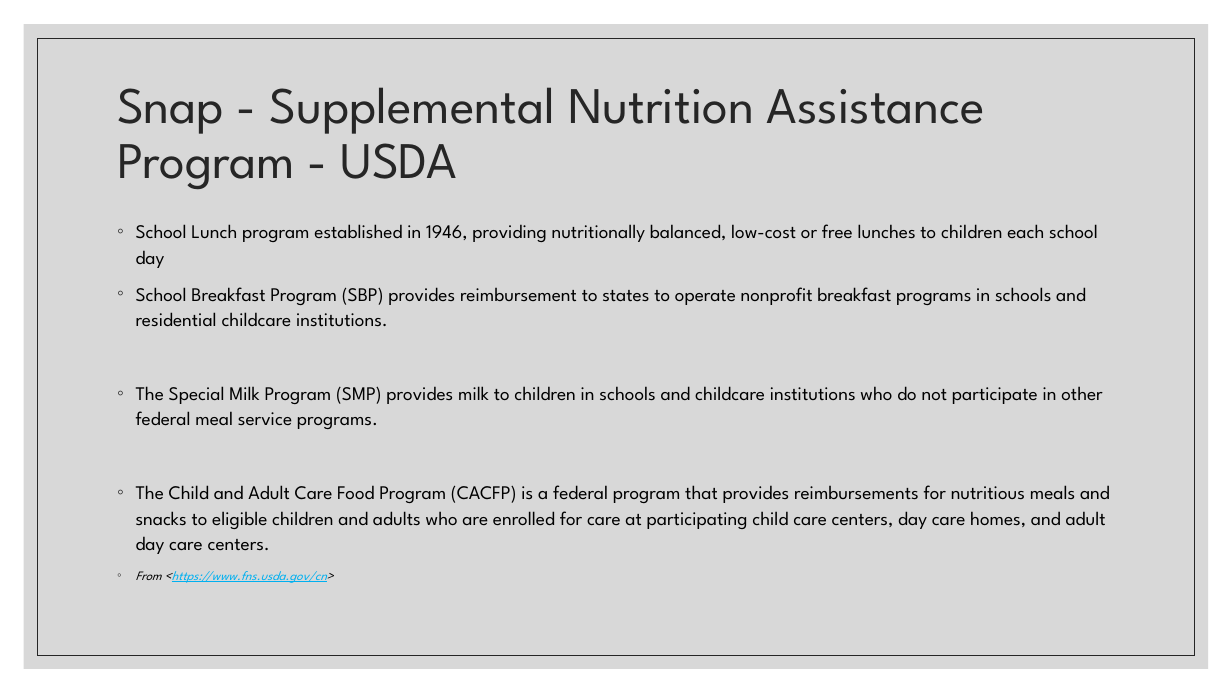
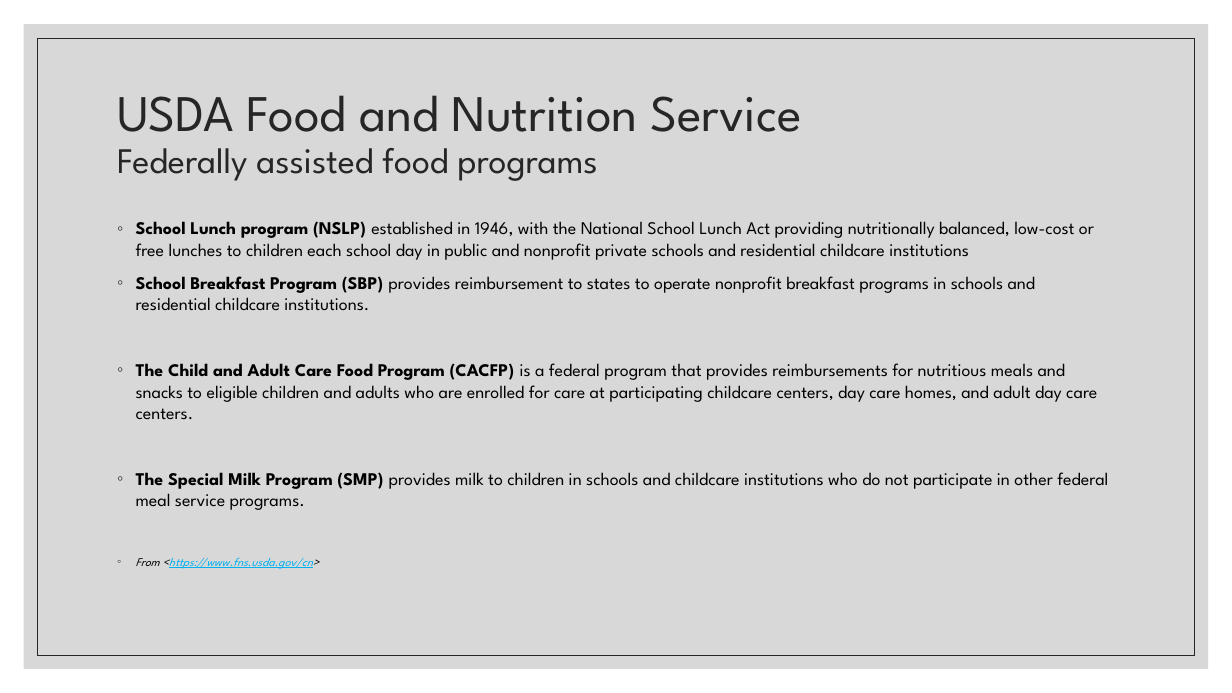
Before and after one commit to annrinTN/capstone_annrumsey, a slide deck: slide 6 of NSS Capstone Ann Rumsey.pptx. Drawn at 1232x693 pixels with LibreOffice and Linux fonts; fonts in the diff are those of the drawing. Boxes give left, top, right and bottom in pixels: in the first picture for what was removed or moved away, otherwise in the second. Text is boxed around its words. In the diff, an @@ line names an element or a change of style, - is before the commit and + after.

```diff
--- a/NSS Capstone Ann Rumsey.pptx
+++ b/NSS Capstone Ann Rumsey.pptx
@@ title at (117, 95, 802, 181): text changed; size 40 to 28 pt @@
-Snap - Supplemental Nutrition Assistance Program - USDA
+USDA Food and Nutrition Service
+Federally assisted food programs
@@ text at (136, 221, 1094, 260): text changed; size 15 to 13.9 pt @@
-◦ School Lunch program established in 1946, providing nutritionally balanced, low-cost or free lunches to children each school day
+◦ School Lunch program (NSLP) established in 1946, with the National School Lunch Act providing nutritionally balanced, low-cost or free lunches to children each school day in public and nonprofit private schools and residential childcare institutions
@@ text at (136, 276, 1108, 569): size 15 to 13.9 pt in "School Breakfast Program (SBP) provides reimbursement to ...", "The Special Milk Program (SMP) provides milk ..."; bold on in "School Breakfast Program (SBP)", "The Special Milk Program (SMP)"; size 10 to 9.2 pt in "From <https://www.fns.usda.gov/cn>"; line spacing 1.1 to 1 @@
@@ text at (136, 363, 1097, 420): paragraph added @@
+◦ The Child and Adult Care Food Program (CACFP) is a federal program that provides reimbursements for nutritious meals and snacks to eligible children and adults who are enrolled for care at participating childcare centers, day care homes, and adult day care centers.
@@ text at (136, 485, 1110, 554): paragraph removed @@
-◦ The Child and Adult Care Food Program (CACFP) is a federal program that provides reimbursements for nutritious meals and snacks to eligible children and adults who are enrolled for care at participating child care centers, day care homes, and adult day care centers.
```
Also in this commit, not shown: 3 other slides changed, 4 slides added, 1 slide removed, 4 other files.
